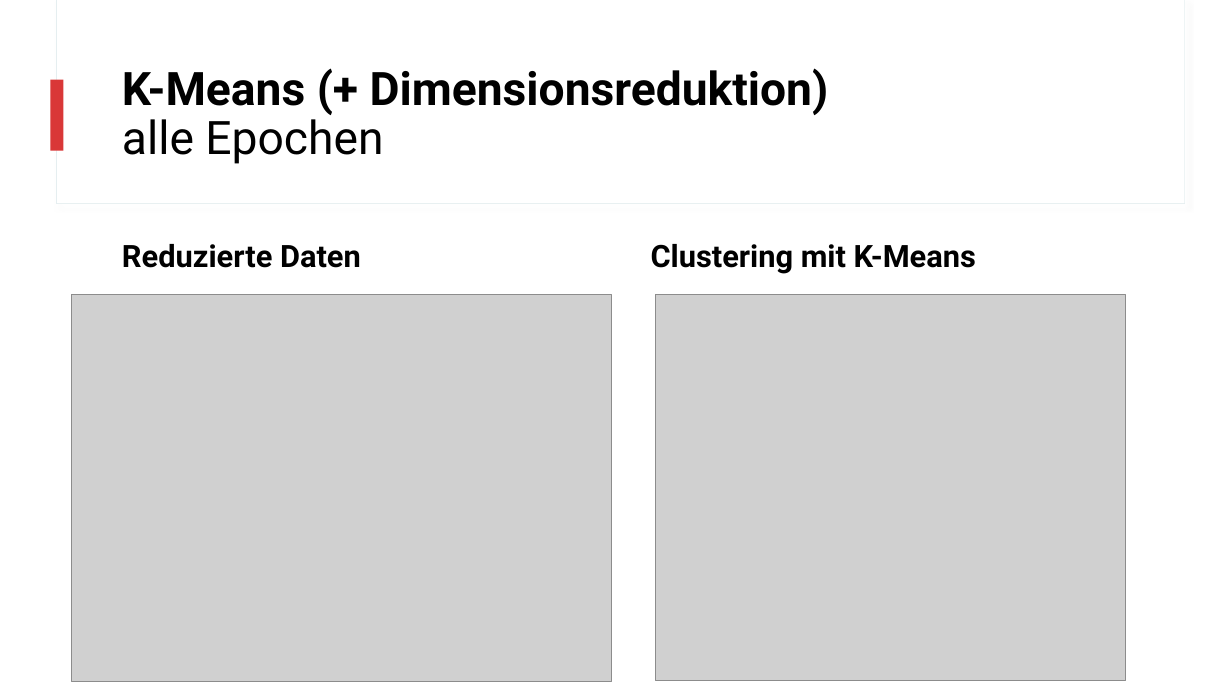
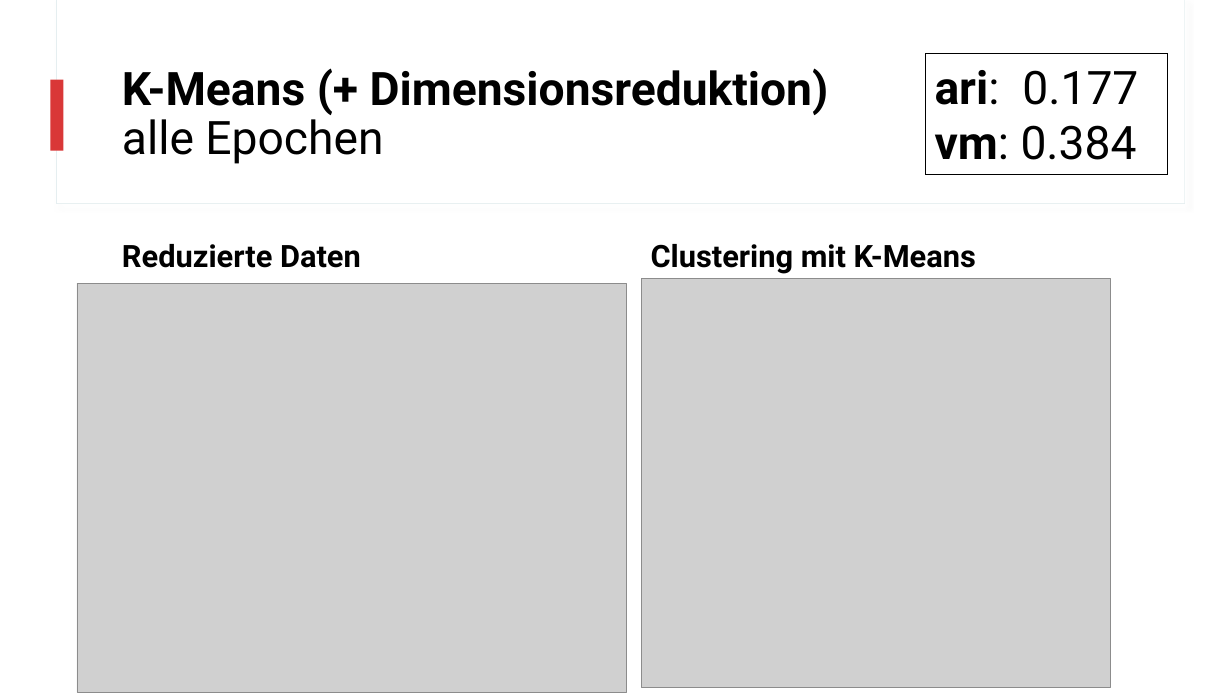
Before and after one commit to realjanpaulus/clusterpoems, a slide deck: slide 23 of presentation/clustering_presentation.pptx. Drawn at 1232x693 pixels with LibreOffice and Linux fonts; fonts in the diff are those of the drawing; grey boxes stand for pictures. Boxes give left, top, right and bottom in pixels: in the first picture for what was removed or moved away, otherwise in the second. Text is boxed around its words. In the diff, an @@ line names an element or a change of style, - is before the commit and + after.

```diff
--- a/presentation/clustering_presentation.pptx
+++ b/presentation/clustering_presentation.pptx
@@ rectangle added at (926, 54, 1168, 175), outline #000000 0.75 pt, 36 pt, text #000000 @@
+ari: 0.177
+vm: 0.384
@@ picture: place and size @@
-picture at (72, 295, 612, 681)
+picture at (77, 283, 627, 692)
@@ picture: place and size @@
-picture at (656, 295, 1127, 681)
+picture at (641, 278, 1111, 688)
```
Also in this commit, not shown: 3 other slides changed, 12 other files.
